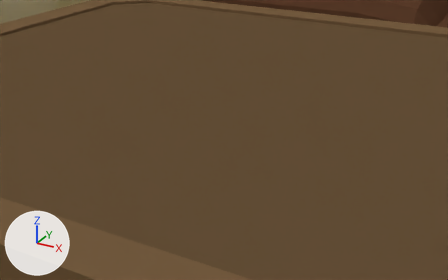
An edit to the Blender file assets/world.blend, drawn before and after from the same camera.
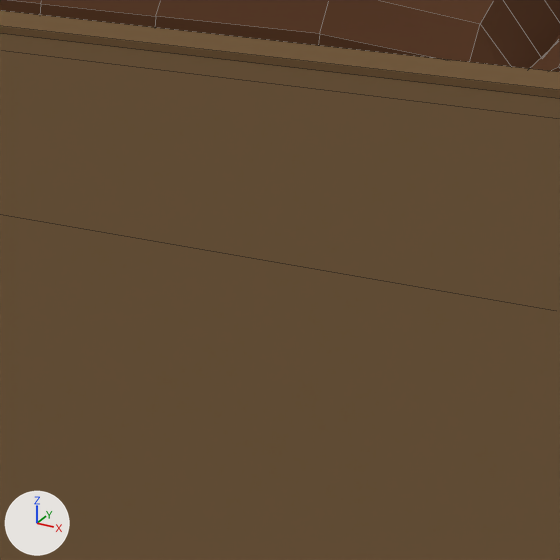
Each version is shown from a 50 mm camera at (0.912, 2.484, 1.238) aimed at (0.311, 3.576, 0.692), then close up on the part from 52% to 100% of the width and 0% to 77% of the height. Arrows for +X, +Y and +Z are at lower left; the lights stay in place. The close-ups show mesh edges as thin lines.

In view in the first close-up: 'Sofa2.001', 'Table2.001'.
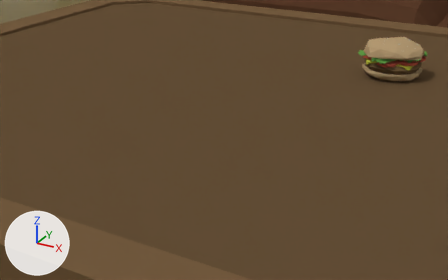
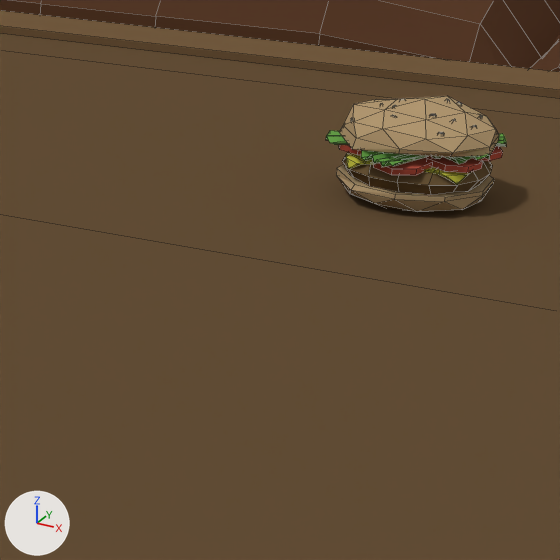
Changed parts and their boxes [x1, y1, x2, y2] in the close-ups (560 x 560 px):
'Burger.001____bak', added: after [326, 96, 507, 212]

What changed in the scene script:
```text
Add mat_brown:
    mat_brown = diffuse_material('Brown')
    mat_brown.base_color = (0.163, 0.105, 0.0462)  # brown #705b3d
Add mat_red:
    mat_red = diffuse_material('Red')
    mat_red.base_color = (0.458, 0.0847, 0.0545)  # red #b45242
Add mat_lightyellow:
    mat_lightyellow = diffuse_material('LightYellow')
    mat_lightyellow.base_color = (0.458, 0.324, 0.171)  # brown #b49a73
Add mat_lightgreen:
    mat_lightgreen = diffuse_material('LightGreen')
    mat_lightgreen.base_color = (0.136, 0.356, 0.0685)  # green #67a14a
Add mat_cheese:
    mat_cheese = diffuse_material('Cheese')
    mat_cheese.base_color = (0.528, 0.518, 0.056)  # yellow #c0bf43
Add mat_white:
    mat_white = diffuse_material('White')
    mat_white.base_color = (0.458, 0.458, 0.458)  # grey #b4b4b4
Add me_icosphere_001:
    me_icosphere_001.from_pydata(...)  # 573 vertices, 516 faces; spans x -0.85..0.81, y -0.86..0.84, z -0.42..0.65
    # faces by material slot: [102, 75, 76, 64, 50, 149]
    me_icosphere_001.materials.append(mat_lightyellow)  # brown #b49a73
    me_icosphere_001.materials.append(mat_white)  # grey #b4b4b4
    me_icosphere_001.materials.append(mat_cheese)  # yellow #c0bf43
    me_icosphere_001.materials.append(mat_brown)  # brown #705b3d
    me_icosphere_001.materials.append(mat_red)  # red #b45242
    me_icosphere_001.materials.append(mat_lightgreen)  # green #67a14a
Add col_burger:
    col_burger = bpy.data.collections.new('Burger')
    col_burger.objects.link(ob_burger)
    col_burger.objects.link(ob_burger_components)
Add ob_burger_components:
    ob_burger_components = bpy.data.objects.new('Burger_components', None)
    ob_burger_components.location = (0.0, 0.0, 0.0)
Add ob_burger:
    ob_burger = bpy.data.objects.new('Burger', me_icosphere_001)
    ob_burger.location = (0.0, 0.0, 0.0)
    ob_burger.scale = (0.0853, 0.0853, 0.0853)
Add ob_burger_001____bak:
    ob_burger_001____bak = bpy.data.objects.new('Burger.001____bak', None)
    ob_burger_001____bak.location = (0.6011, 3.8171, 0.8453)
    ob_burger_001____bak.instance_type = 'COLLECTION'
    ob_burger_001____bak.instance_collection = col_burger
```
